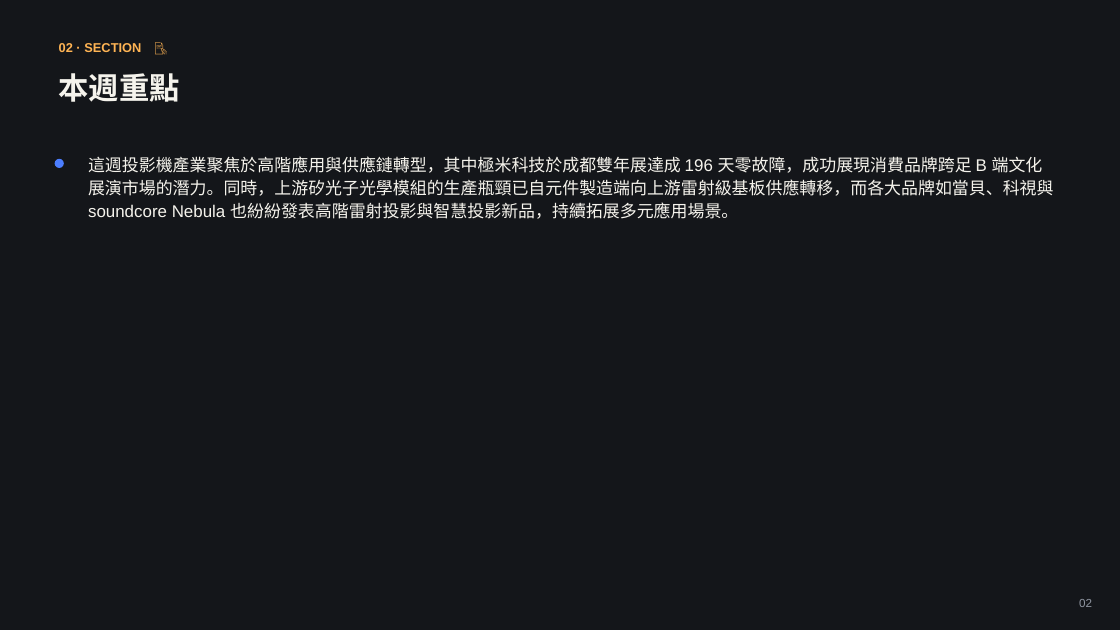
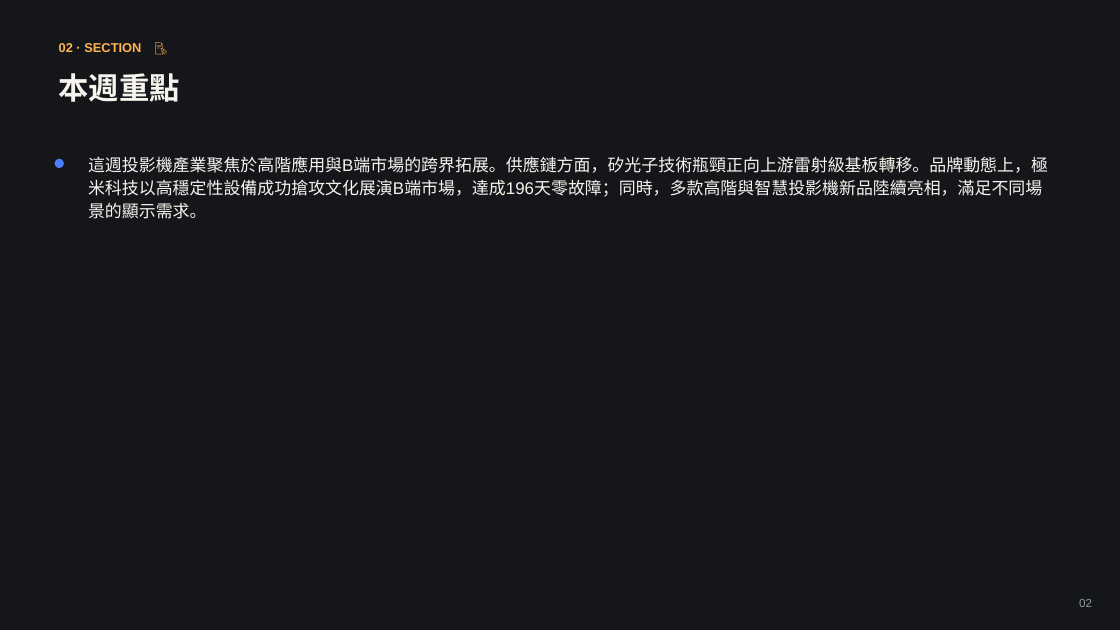
Before and after one commit to coffee30233-gif/Project-Insight, a slide deck: slide 2 of data/reports/2026-W38.pptx. Drawn at 1120x630 pixels with LibreOffice and Linux fonts; fonts in the diff are those of the drawing. Boxes give left, top, right and bottom in pixels: in the first picture for what was removed or moved away, otherwise in the second. Text is boxed around its words. In the diff, an @@ line names an element or a change of style, - is before the commit and + after.

```diff
--- a/data/reports/2026-W38.pptx
+++ b/data/reports/2026-W38.pptx
@@ text at [88, 156, 1048, 219]: text changed @@
-這週投影機產業聚焦於高階應用與供應鏈轉型，其中極米科技於成都雙年展達成 196 天零故障，成功展現消費品牌跨足 B 端文化展演市場的潛力。同時，上游矽光子光學模組的生產瓶頸已自元件製造端向上游雷射級基板供應轉移，而各大品牌如當貝、科視與 soundcore Nebula 也紛紛發表高階雷射投影與智慧投影新品，持續拓展多元應用場景。
+這週投影機產業聚焦於高階應用與B端市場的跨界拓展。供應鏈方面，矽光子技術瓶頸正向上游雷射級基板轉移。品牌動態上，極米科技以高穩定性設備成功搶攻文化展演B端市場，達成196天零故障；同時，多款高階與智慧投影機新品陸續亮相，滿足不同場景的顯示需求。
```
Also in this commit, not shown: 4 other slides changed, 5 other files.
